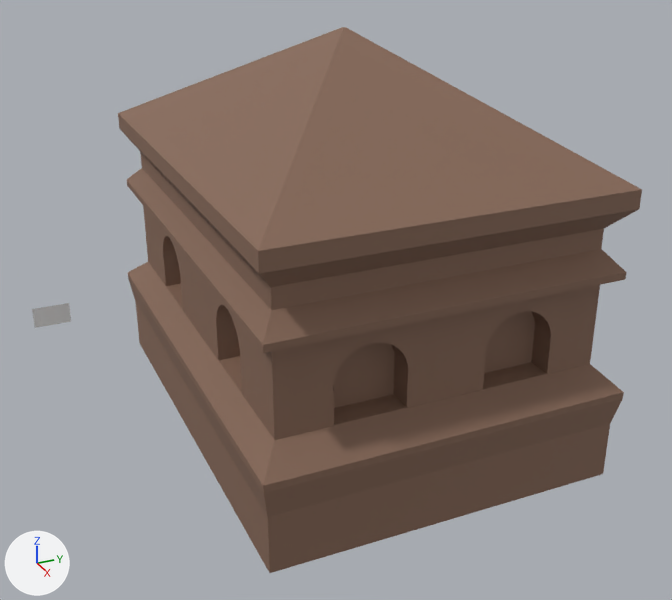
Two versions of the FBX model Map/Assets/Models/HittitesTownCenter/towncenterHittites.fbx, one commit apart.
Before and after are seen from a camera (50 mm lens) standing at (14.12, -6.5, 9.21) and looking at (0.16, -0.22, 2.24). Lighting does not change. The marker at lower left points along +X, +Y and +Z. Where no turn or scale is listed for an object, it has been applied to the vertices. Vertices at the same position are counted once.

Objects in the first picture: 'Plano', 'Plano.001'.
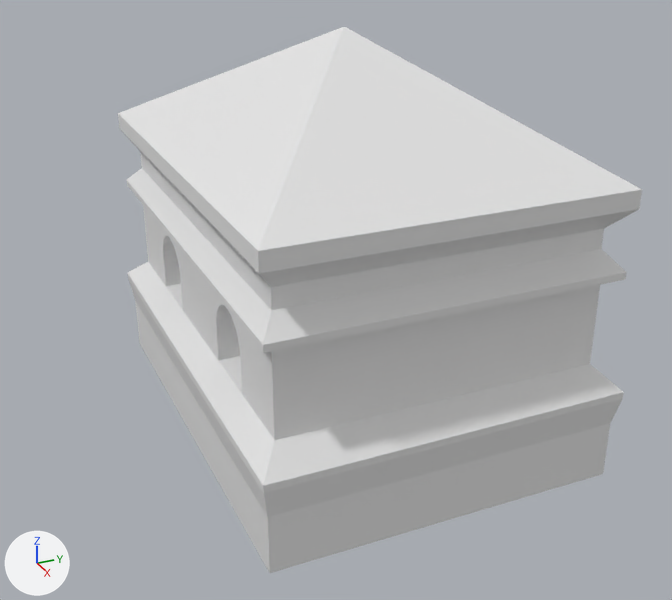
Commit message: Town Center Hittites Testeado

Edits to the bpy script that builds the scene:
```text
Change me_plano:
    used by ob_plano; location = (0.0, 0.0, 0.0)
    remove me_plano.from_pydata(...)  # 836 vertices, 525 faces; spans x -4.11..4.11, y -3.08..3.08, z 0.0..6.97
    add me_plano.from_pydata(...)  # 647 vertices, 410 faces; spans x -4.11..4.11, y -3.08..3.08, z 0.0..6.97
    me_plano part 1
    183 vertices are removed from x 3.09..3.64, y -2.73..2.73, z 2.0..3.2
    114 faces are deleted
    1 new face joins them
    me_plano part 2: 409 faces spanning x -4.11..4.11, y -3.08..3.08, z 0.0..6.97 switch from mat_material (brown #866856) to no material
Remove ob_plano_001:
    ob_plano_001 = bpy.data.objects.new('Plano.001', me_plano_003)
    ob_plano_001.location = (-5.68, -4.56, 0.24)
```

Boxes [x1, y1, x2, y2] around the edits, measured in the pictures (672 x 600 px):
'Plano.001', deleted: before [32, 303, 71, 328]
part 1 of me_plano, cut back: [272, 285, 600, 440] in both
part 2 of me_plano, recoloured (brown to white): [118, 27, 642, 573] in both
